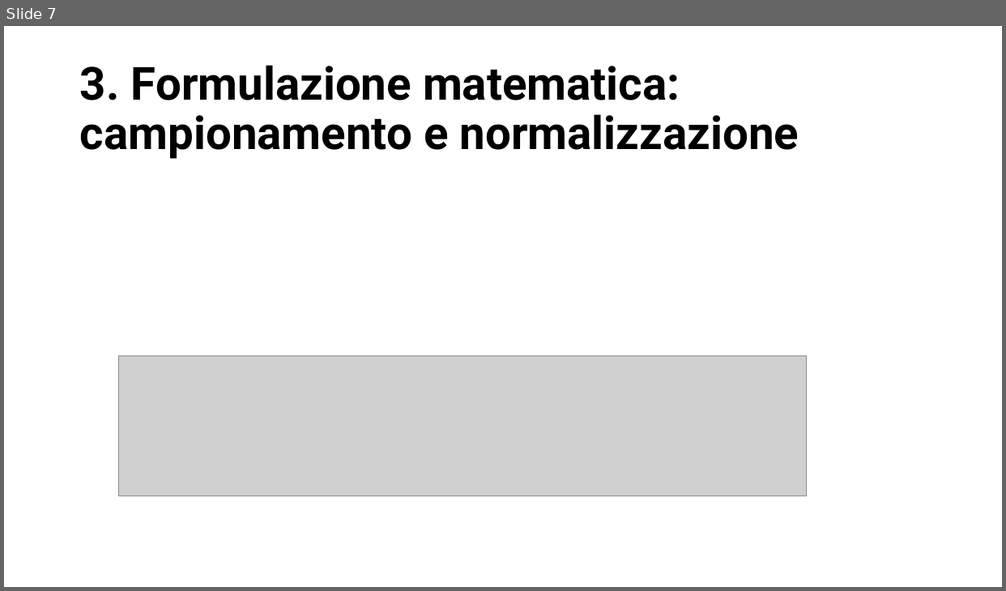
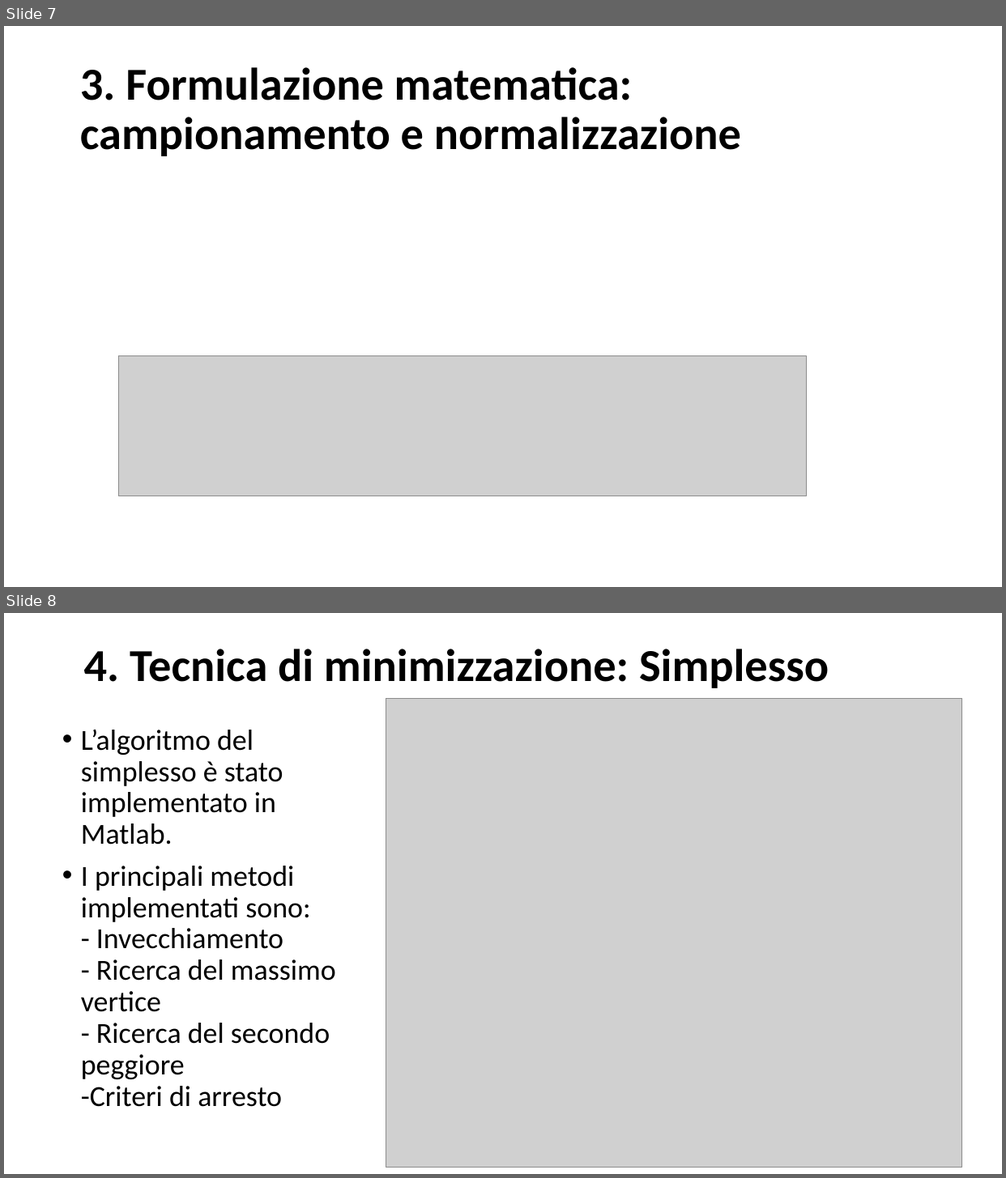
Before and after one commit to BernardoGiordano/NelderMeadMethod, a slide deck: presentazione progetto/Presentazione martone MOTT.pptx. Shown one above the other, each under a label of ours: slide 7 before the commit, slides 7 and 8 after it. The pictures are 1006x591 and 1006x1178 pixels, drawn with LibreOffice and Linux fonts; fonts in the diff are those of the drawing; grey boxes stand for pictures; background and template pictures are left out. Boxes give left, top, right and bottom in pixels: in the first picture for what was removed or moved away, otherwise in the second. Text is boxed around its words. In the diff, an @@ line names an element or a change of style, - is before the commit and + after.

```diff
--- a/presentazione progetto/Presentazione martone MOTT.pptx
+++ b/presentazione progetto/Presentazione martone MOTT.pptx
@@ slide 8 added at [4, 613, 1002, 1174], background picture (left out) @@
@@ title added at [84, 649, 829, 688], 44 pt, text #000000, bold @@
+4. Tecnica di minimizzazione: Simplesso
@@ picture added at [386, 698, 962, 1168] @@
@@ text added at [81, 729, 336, 1107], 28 pt, text #000000 @@
+• L’algoritmo del simplesso è stato implementato in Matlab.
+• I principali metodi implementati sono:
+  - Invecchiamento
+  - Ricerca del massimo vertice
+  - Ricerca del secondo peggiore
+  -Criteri di arresto
@@ slide 7 changed as well @@
@@ title "3. Formulazione matematica: campionamento e ..." at [80, 67, 741, 156]: font Roboto to Calibri @@
```
Also in this commit, not shown: 6 other slides changed, 1 other slide added, 2 slides removed.
